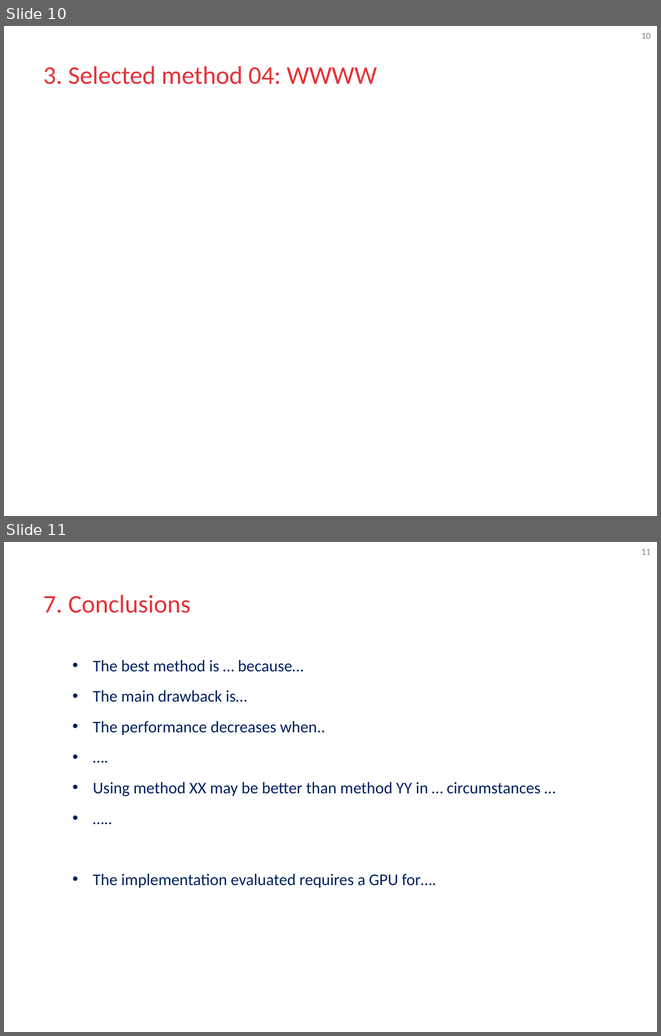
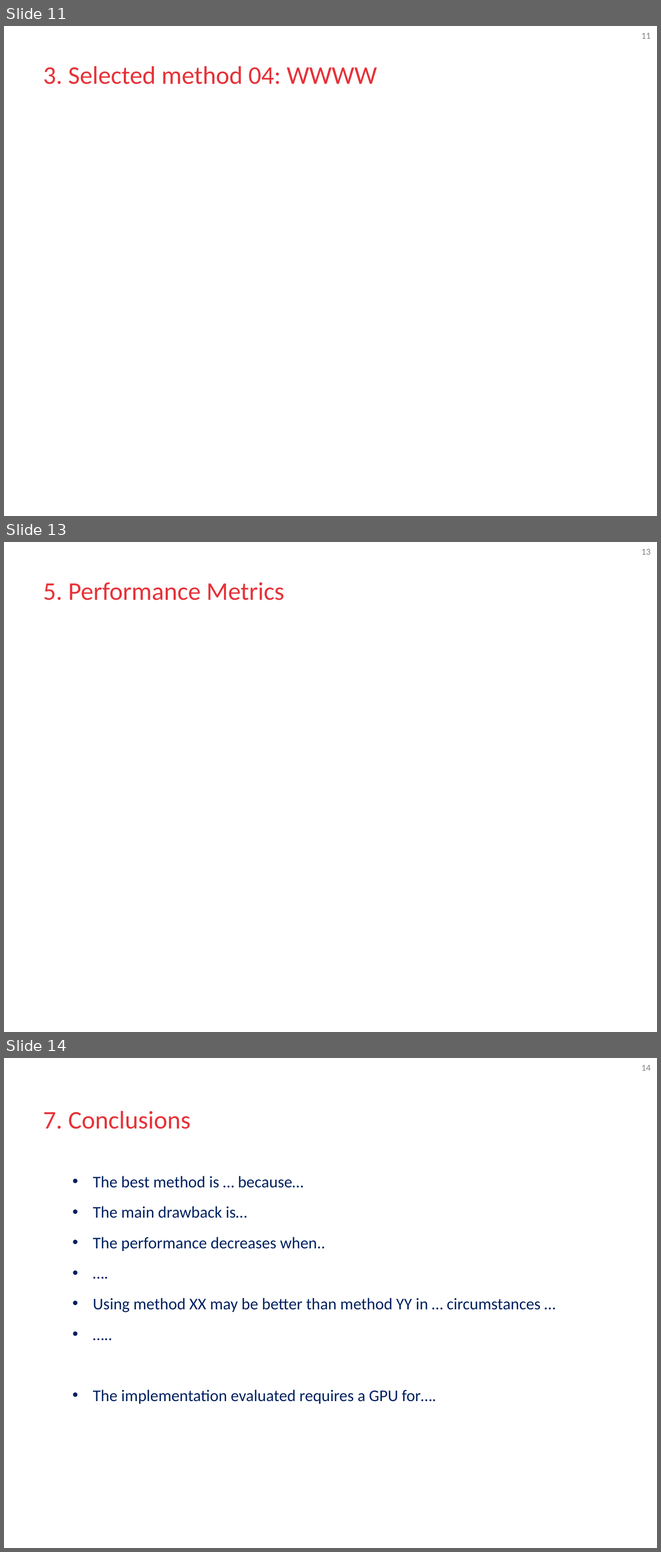
Before and after one commit to blooraayy/VA_RetoMichelin, a slide deck: docs/GIDIA_VA_Course_Project_Presentations.pptx. Shown one above the other, each under a label of ours: slides 10 and 11 before the commit, slides 11, 13 and 14 after it; the slides between them are not shown. The pictures are 661x1036 and 661x1552 pixels, drawn with LibreOffice and Linux fonts; fonts in the diff are those of the drawing; background and template pictures are left out. Boxes give left, top, right and bottom in pixels: in the first picture for what was removed or moved away, otherwise in the second. Text is boxed around its words. In the diff, an @@ line names an element or a change of style, - is before the commit and + after.

```diff
--- a/docs/GIDIA_VA_Course_Project_Presentations.pptx
+++ b/docs/GIDIA_VA_Course_Project_Presentations.pptx
@@ slide 13 added at box(4, 542, 657, 1032), background #FFFFFF; not listed: 1 template element that a slide beside it also shows @@
@@ title added at box(43, 582, 284, 600), 28 pt, text #E73137 @@
+5. Performance Metrics
@@ what was slide 10 is now slide 11 @@
@@ page number at box(642, 33, 651, 39): text changed @@
-10
+11
@@ what was slide 11 is now slide 14 @@
@@ page number at box(642, 1065, 651, 1071): text changed @@
-11
+14
```
Also in this commit, not shown: 2 slides changed, 3 other slides added, 1 slide removed.
